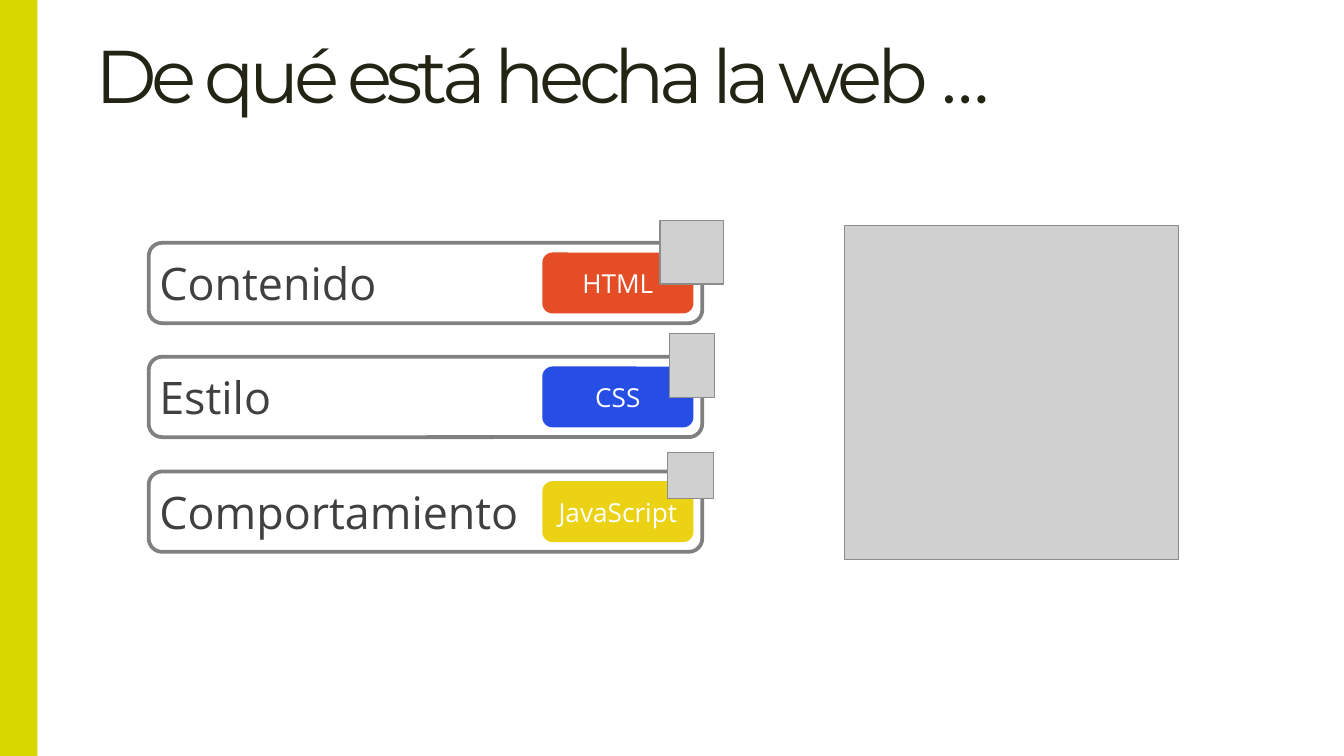
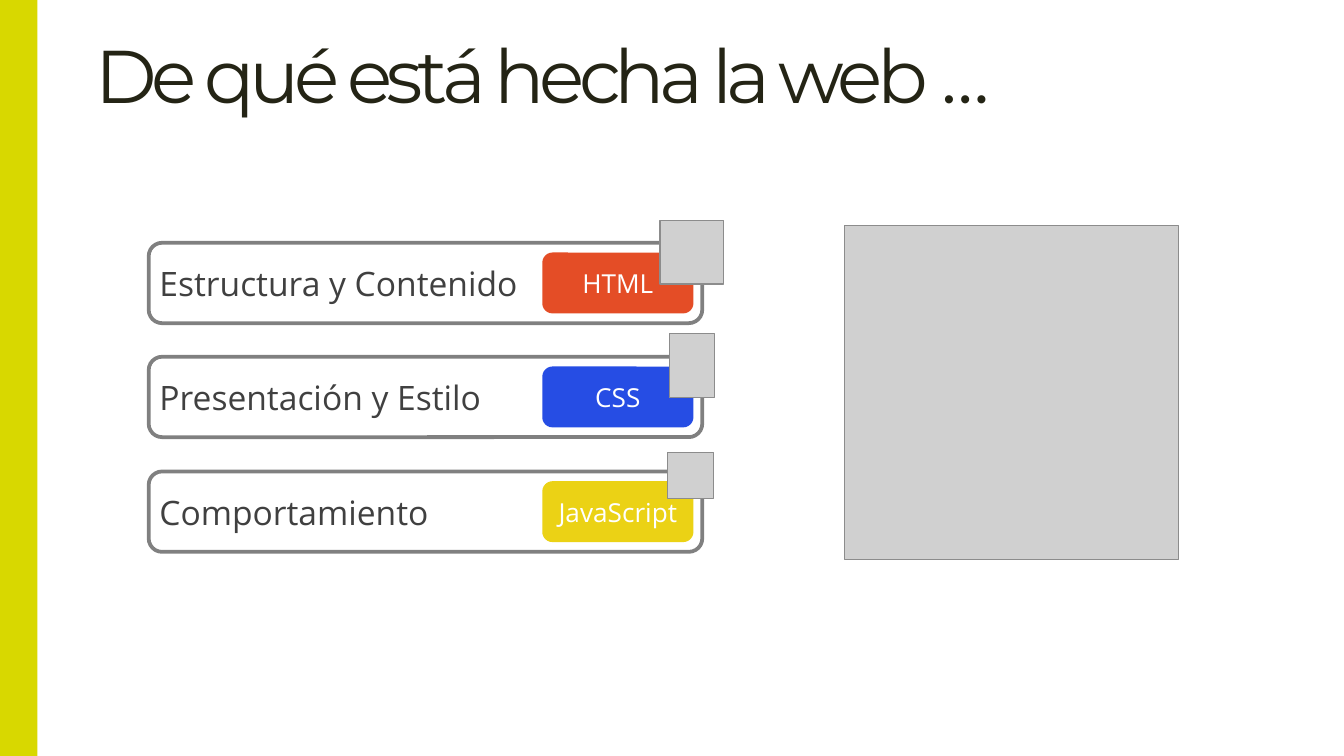
Before and after one commit to Lemoncode/master-frontend-lemoncode, a slide deck: slide 2 of 02-languages/01-teoria/01 Introducción a Javascript.pptx. Drawn at 1344x756 pixels with LibreOffice and Linux fonts; fonts in the diff are those of the drawing; grey boxes stand for pictures. Boxes give left, top, right and bottom in pixels: in the first picture for what was removed or moved away, otherwise in the second. Text is boxed around its words. In the diff, an @@ line names an element or a change of style, - is before the commit and + after.

Commit message:
improved slides

```diff
--- a/02-languages/01-teoria/01 Introducción a Javascript.pptx
+++ b/02-languages/01-teoria/01 Introducción a Javascript.pptx
@@ text at (x1=159, y1=270, x2=518, y2=304): text changed; size 24 to 18 pt @@
-Contenido
+Estructura y Contenido
@@ text at (x1=159, y1=384, x2=481, y2=418): text changed; size 24 to 18 pt @@
-Estilo
+Presentación y Estilo
@@ text "Comportamiento" at (x1=159, y1=500, x2=428, y2=533): size 24 to 18 pt @@
```
